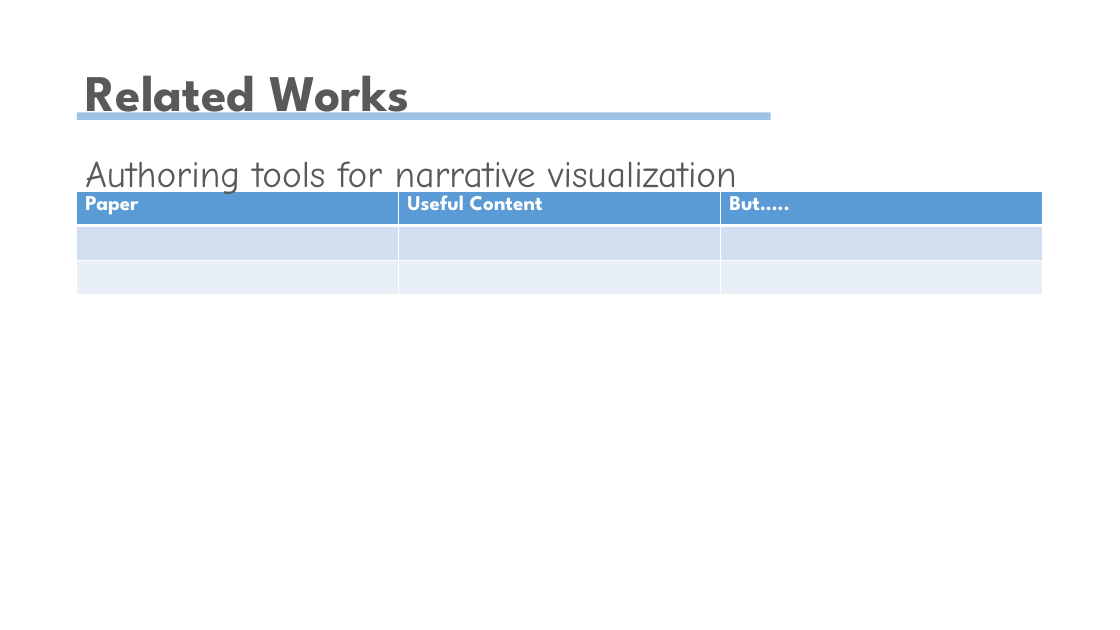
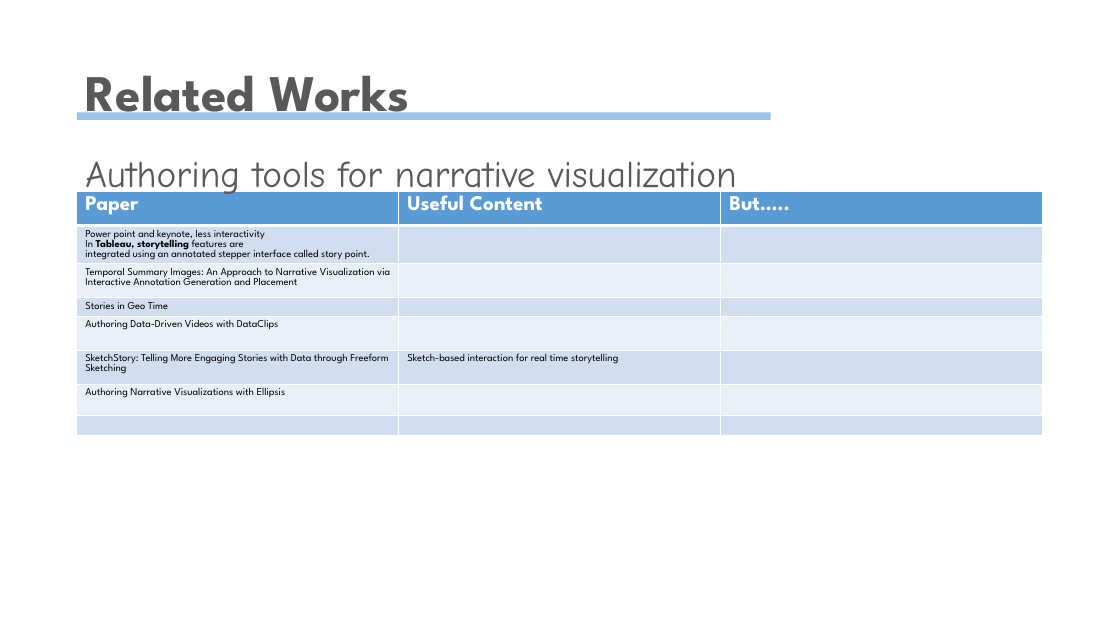
Before and after one commit to wangqianwen0418/decompose-vis, a slide deck: slide 10 of Narvis.pptx (slide 8 before the commit). Drawn at 1120x630 pixels with LibreOffice and Linux fonts; fonts in the diff are those of the drawing. Boxes give left, top, right and bottom in pixels: in the first picture for what was removed or moved away, otherwise in the second. Text is boxed around its words. In the diff, an @@ line names an element or a change of style, - is before the commit and + after.

```diff
--- a/Narvis.pptx
+++ b/Narvis.pptx
@@ table at [77,192,1043,472] @@
+row 2: Power point and keynote, less interactivity / In Tableau, storytelling features are integrated using an annotated stepper interface called story point. |  | 
+row 3: Temporal Summary Images: An Approach to Narrative Visualization via Interactive Annotation Generation and Placement |  | 
+row 4: Stories in Geo Time |  | 
+row 5: Authoring Data-Driven Videos with DataClips |  | 
+row 6: SketchStory: Telling More Engaging Stories with Data through Freeform Sketching | Sketch-based interaction for real time storytelling | 
+row 7: Authoring Narrative Visualizations with Ellipsis |  | 
-row 3:  |  | 
```
Also in this commit, not shown: 3 other slides changed, 4 slides added, 7 other files.
